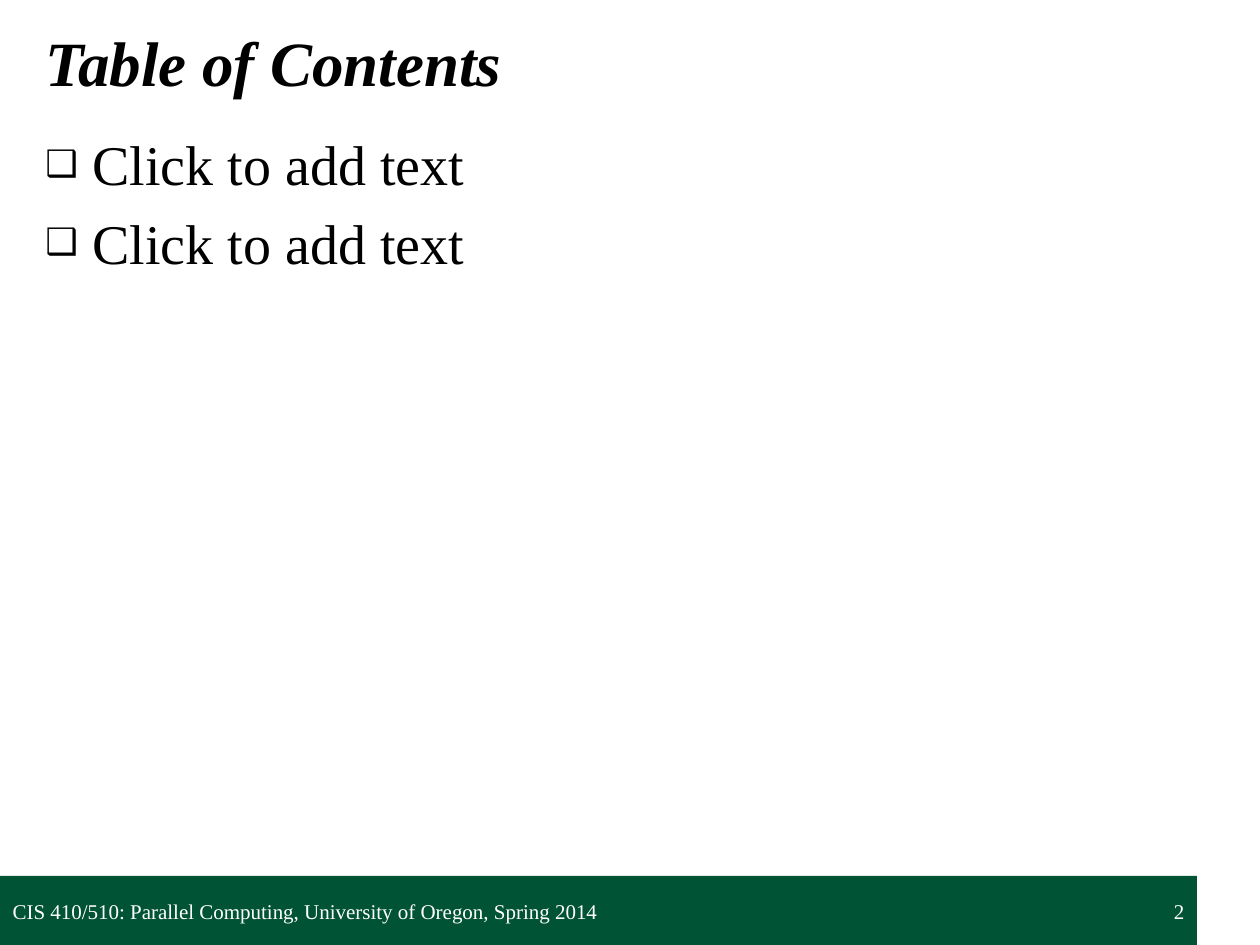
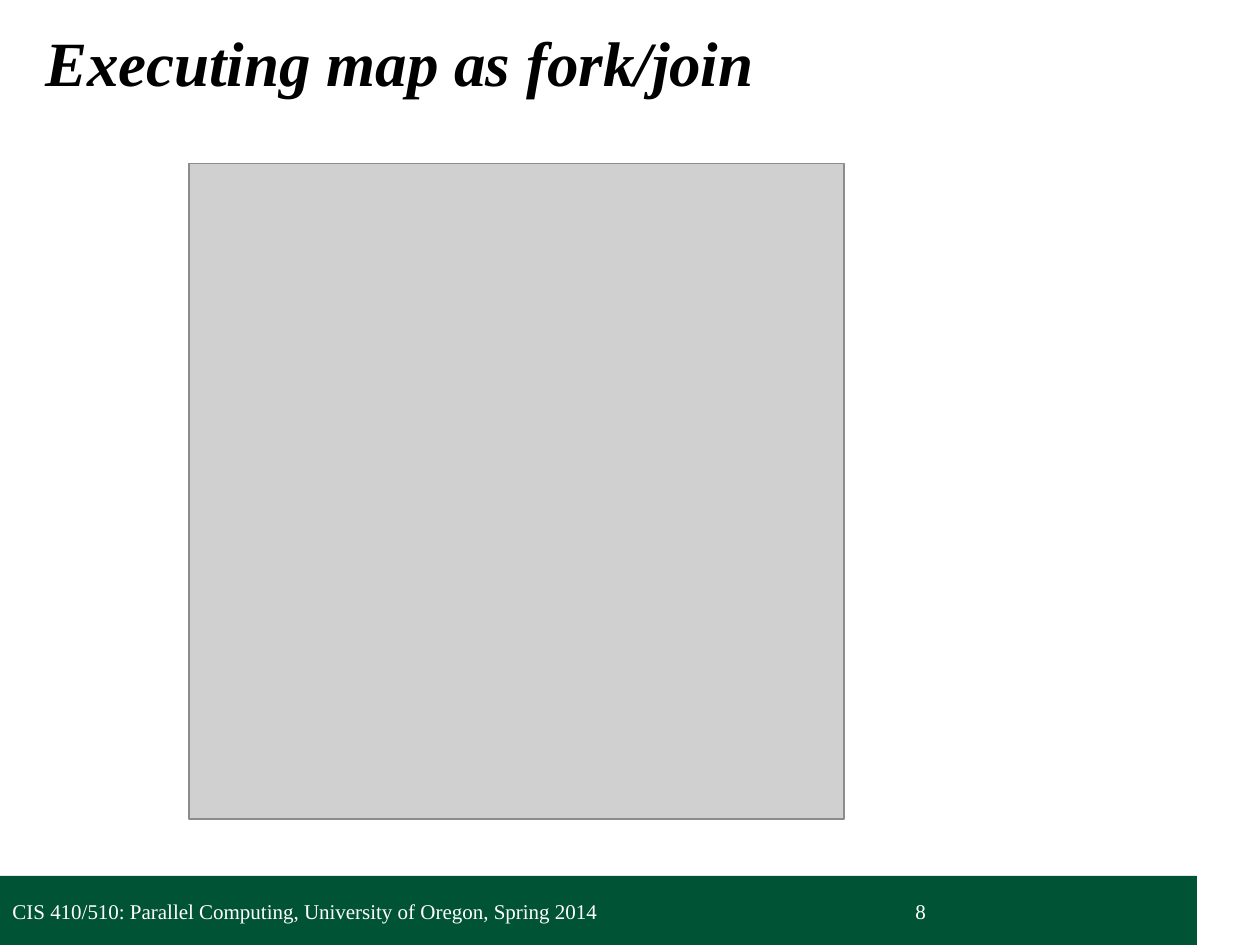
Before and after one commit to UOregonParallel/CourseMaterials, a slide deck: slide 8 of lecture_content/classSlides/5_forkjoinPattern/forkjoinPattern.pptx (slide 2 before the commit). Drawn at 1260x945 pixels with LibreOffice and Linux fonts; fonts in the diff are those of the drawing; grey boxes stand for pictures; background and template pictures are left out. Boxes give left, top, right and bottom in pixels: in the first picture for what was removed or moved away, otherwise in the second. Text is boxed around its words. In the diff, an @@ line names an element or a change of style, - is before the commit and + after.

```diff
--- a/lecture_content/classSlides/5_forkjoinPattern/forkjoinPattern.pptx
+++ b/lecture_content/classSlides/5_forkjoinPattern/forkjoinPattern.pptx
@@ text at [45,41,753,98]: text changed @@
-Table of Contents
+Executing map as fork/join
@@ text removed at [93,146,464,265] @@
-❑ Click to add text
-❑ Click to add text
@@ picture added at [189,164,844,819] @@
@@ page number at [915,905,925,920]: text changed @@
-2
+8
```
Also in this commit, not shown: 3 other slides changed, 10 slides added, 1 other file.
